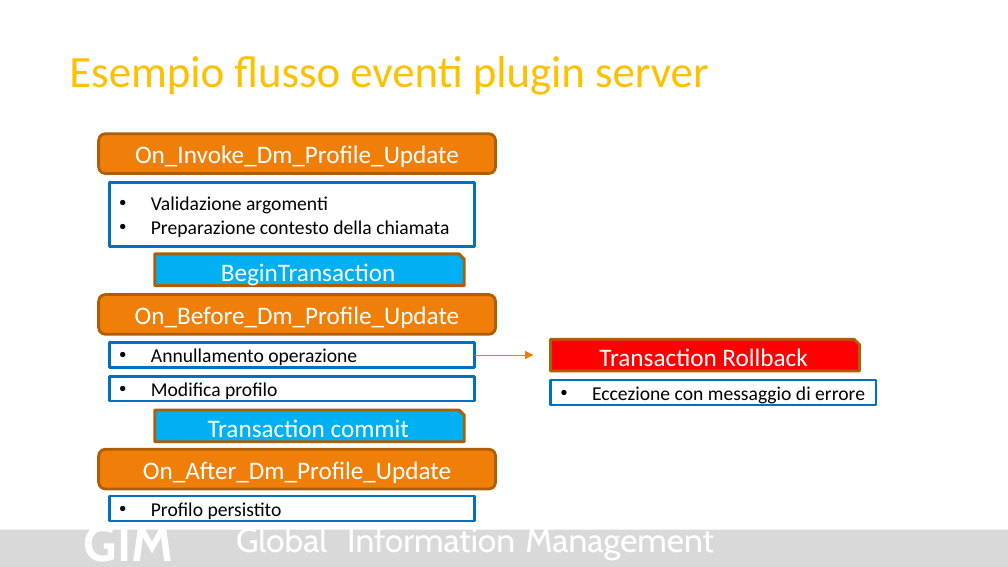
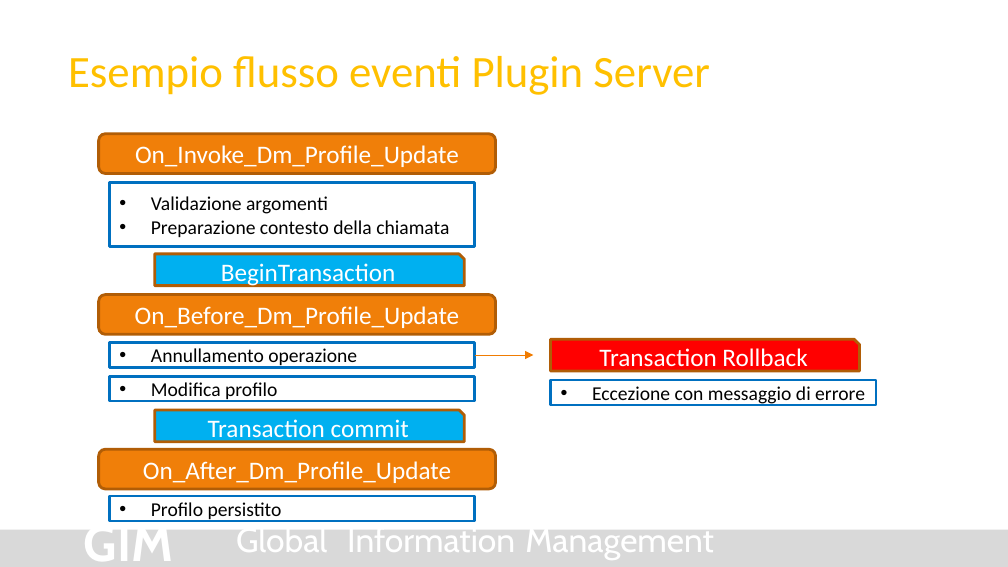
Before and after one commit to Arxivar/Arxivar-Next-Dev-4, a slide deck: slide 5 of doc/ARXDev4.pptx. Drawn at 1008x567 pixels with LibreOffice and Linux fonts; fonts in the diff are those of the drawing; background and template pictures are left out. Boxes give left, top, right and bottom in pixels: in the first picture for what was removed or moved away, otherwise in the second. Text is boxed around its words. In the diff, an @@ line names an element or a change of style, - is before the commit and + after.

Commit message:
Updated slides with workflow v2 plugin

```diff
--- a/doc/ARXDev4.pptx
+++ b/doc/ARXDev4.pptx
@@ title at (x1=68, y1=56, x2=710, y2=95): text changed @@
-Esempio flusso eventi plugin server
+Esempio flusso eventi Plugin Server
```
Also in this commit, not shown: 1 other slide changed, 2 slides added, 5 slides removed.
